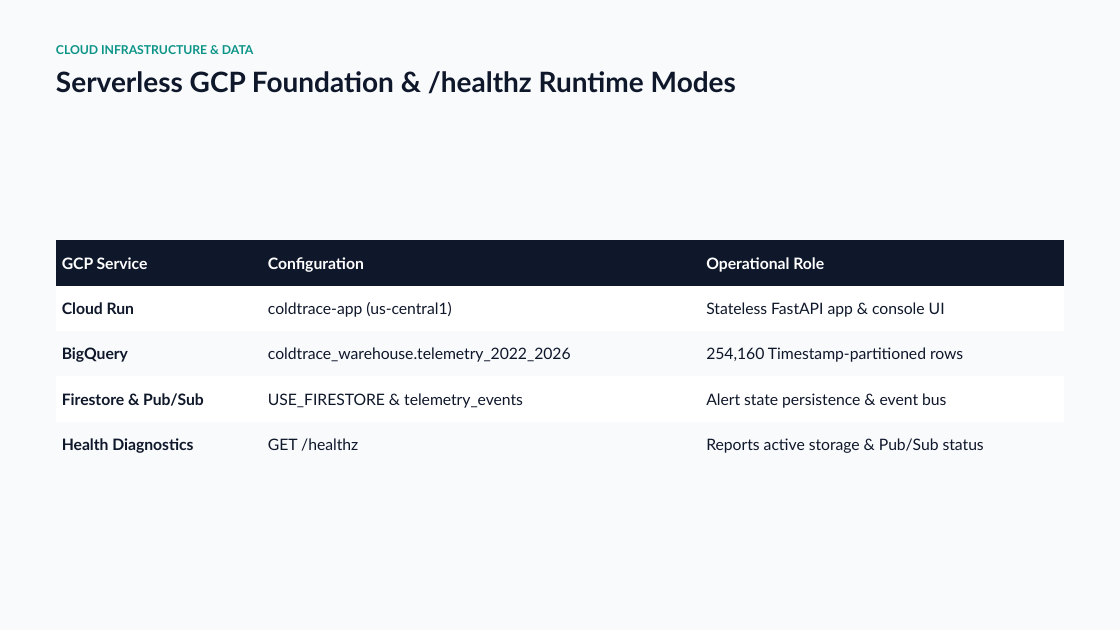
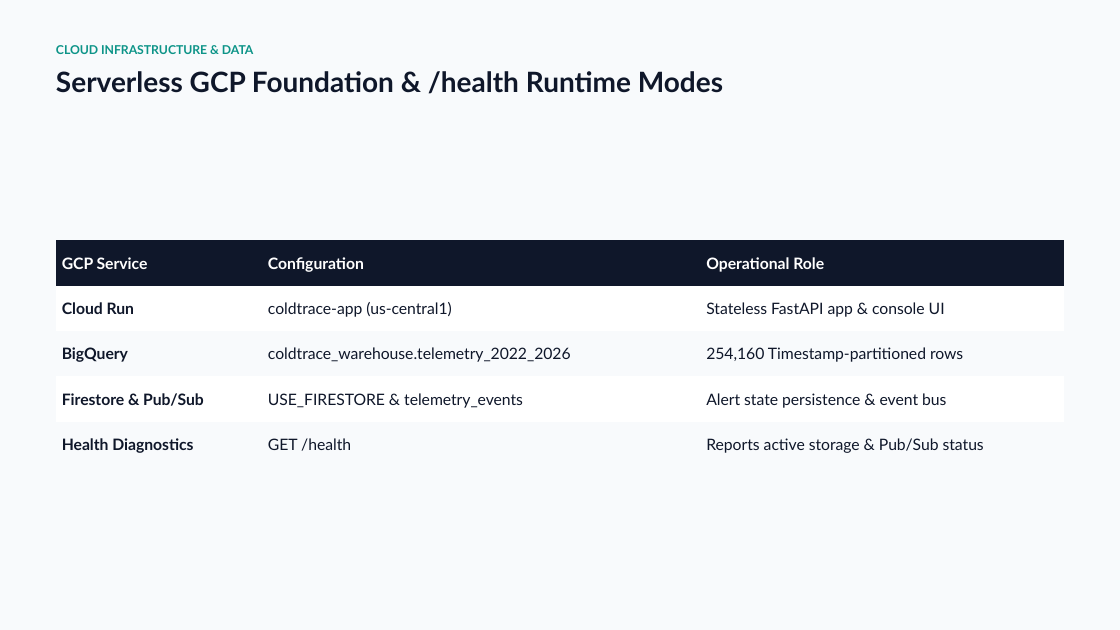
Before and after one commit to Muedi-M/ColdTrace, a slide deck: slide 6 of PROJECT_DOCS/ColdTrace — Cold-Chain Operations Console (1).pptx. Drawn at 1120x630 pixels with LibreOffice and Linux fonts; fonts in the diff are those of the drawing. Boxes give left, top, right and bottom in pixels: in the first picture for what was removed or moved away, otherwise in the second. Text is boxed around its words. In the diff, an @@ line names an element or a change of style, - is before the commit and + after.

```diff
--- a/PROJECT_DOCS/ColdTrace — Cold-Chain Operations Console (1).pptx
+++ b/PROJECT_DOCS/ColdTrace — Cold-Chain Operations Console (1).pptx
@@ text at [56,71,723,94]: text changed @@
-Serverless GCP Foundation & /healthz Runtime Modes
+Serverless GCP Foundation & /health Runtime Modes
@@ table at [56,240,1065,467] @@
-row 5, column 2: GET /healthz
+row 5, column 2: GET /health
```
Also in this commit, not shown: 2 other slides changed.
